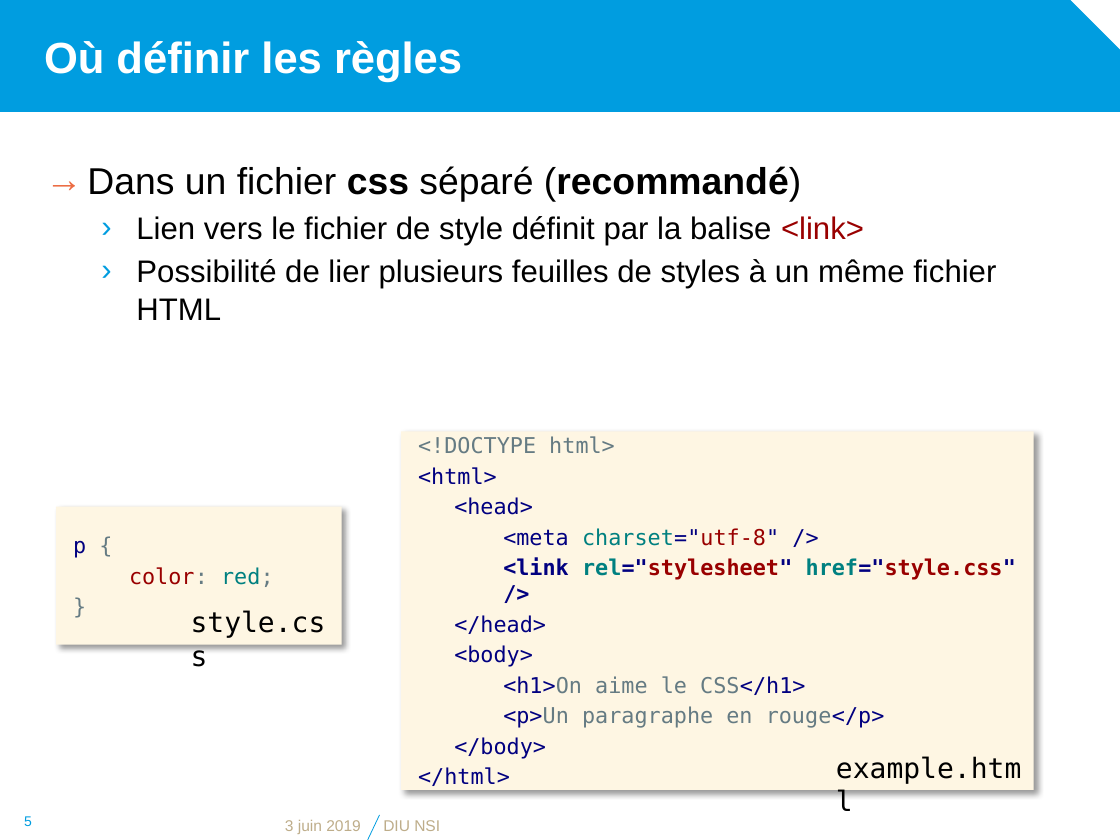
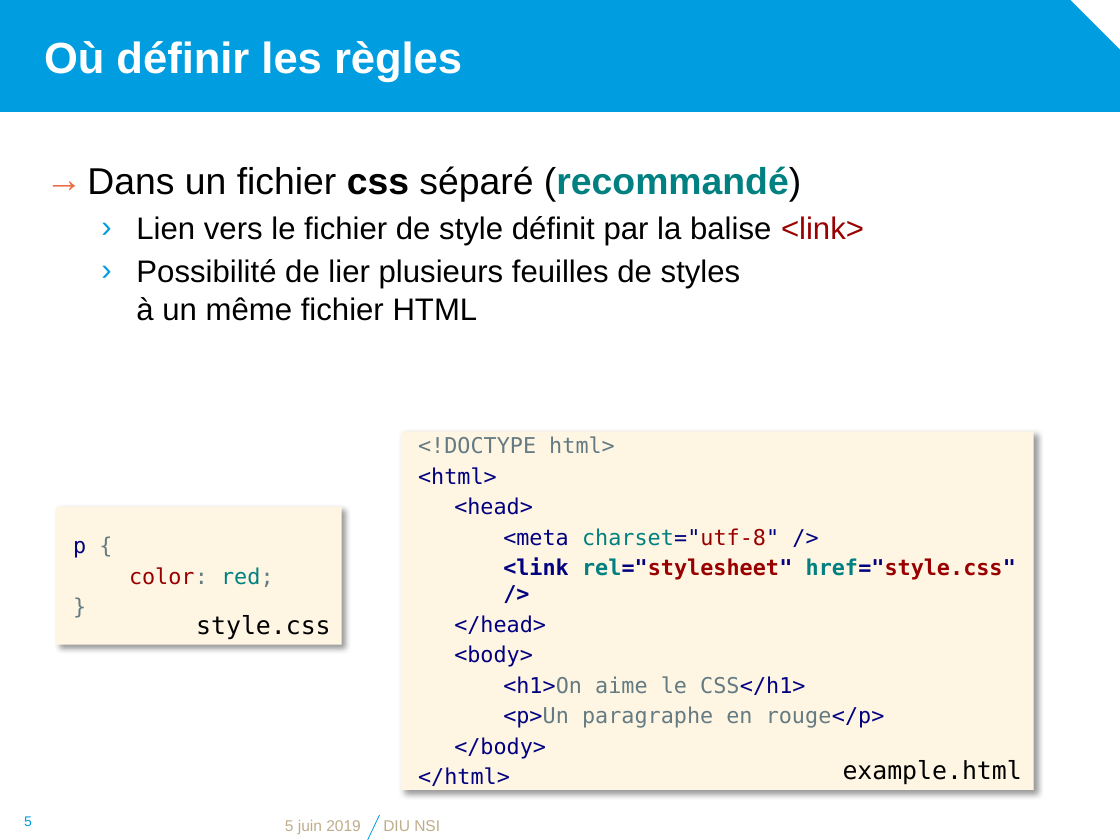
Before and after one commit to diu-uf-bordeaux/bloc1, a slide deck: slide 5 of web/3-CSS/css.pptx. Drawn at 1120x840 pixels with LibreOffice and Linux fonts; fonts in the diff are those of the drawing; background and template pictures are left out. Boxes give left, top, right and bottom in pixels: in the first picture for what was removed or moved away, otherwise in the second. Text is boxed around its words. In the diff, an @@ line names an element or a change of style, - is before the commit and + after.

```diff
--- a/web/3-CSS/css.pptx
+++ b/web/3-CSS/css.pptx
@@ text at (x1=87, y1=166, x2=801, y2=202): text colour #000000 to #008080 in "(recommandé)" @@
@@ text "style.css" at (x1=196, y1=615, x2=330, y2=640): size 18 to 16 pt; alignment left to right @@
@@ text "example.html" at (x1=843, y1=760, x2=1022, y2=785): size 18 to 16 pt; alignment left to right @@
@@ text at (x1=285, y1=820, x2=361, y2=834): text changed @@
-3 juin 2019
+5 juin 2019
```
Also in this commit, not shown: 18 other slides changed, 1 other file.
